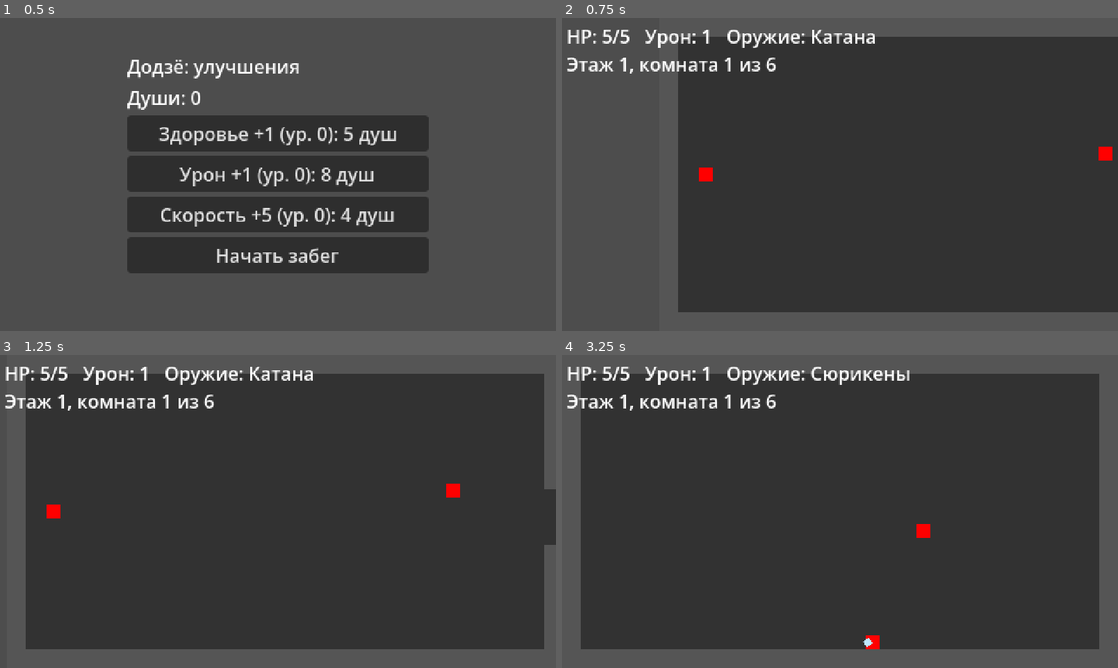
Above: before the commit, frames 1-4 (two rows, left to right).
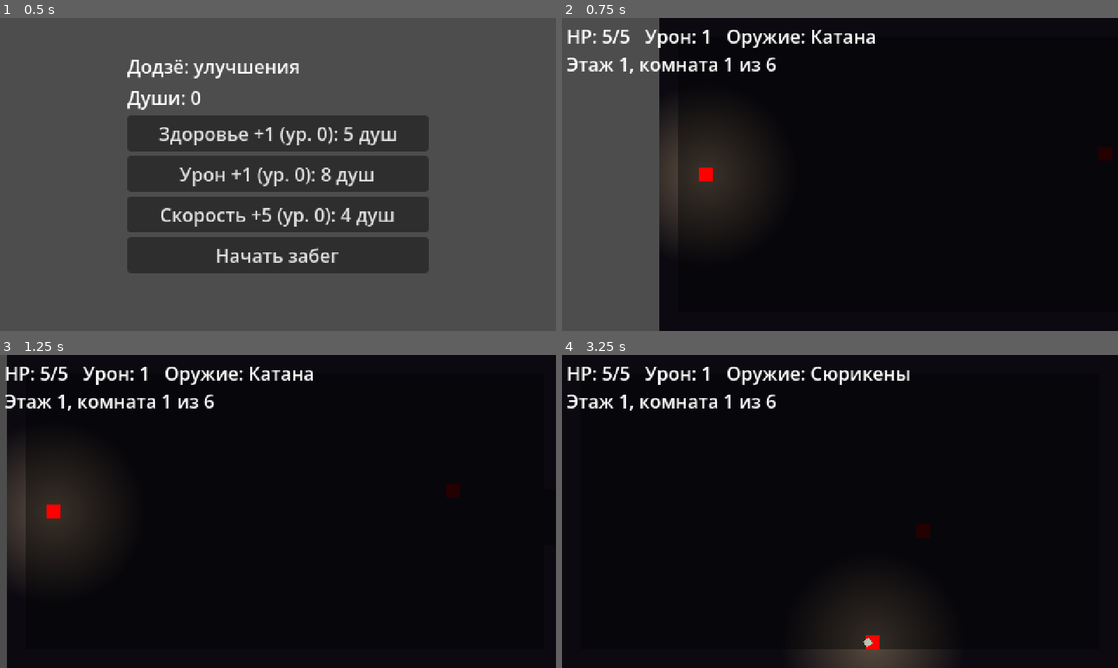
Above: after the commit, the same moments.

Repository: yungvlone112/first-roguelike-project
Game: Godot game, scene res://scenes/shop.tscn
Same seed, same stepped clock (60 frames per second), same inputs: the game is played once before the commit and once after it.
Inputs:
- Up to frame 1 (0.5 s): no input
- Up to frame 2 (0.75 s): click "Начать забег" at 0.5 s
- Up to frame 3 (1.25 s): no input
- Up to frame 4 (3.25 s): tap Enter at 1.25 s; hold D (move_right) 1.28-2.03 s; tap J (attack) at 1.35, 2.85 s; hold S (move_down) 2.03-2.78 s; tap Q (swap) at 2.1 s; hold D (move_right) from 2.78 s (still down)

Frame 1 is identical in both runs. In frame 2, 78% of the frame differs, in the area x 17-100%, y 0-100%; in frame 3, 94%; in frame 4, 97%, in the area x 0-100%, y 0-100%.

Commit message:
svet i atmosfera

Diff:
--- a/scenes/player.tscn
+++ b/scenes/player.tscn
@@ -1,6 +1,7 @@
 [gd_scene format=3 uid="uid://bdwbbkhbempvt"]
 
 [ext_resource type="Script" uid="uid://buh1h8ieajpuh" path="res://scripts/player.gd" id="1_4flbx"]
+[ext_resource type="Script" uid="uid://hpe4n1dp116s" path="res://scripts/light.gd" id="2_g2els"]
 
 [sub_resource type="RectangleShape2D" id="RectangleShape2D_hf7dp"]
 size = Vector2(12, 12)
@@ -54,3 +55,7 @@
 offset_top = 28.0
 offset_right = 44.0
 offset_bottom = 51.0
+
+[node name="Light" type="PointLight2D" parent="." unique_id=316342785]
+script = ExtResource("2_g2els")
+light_radius = 80.0
--- /dev/null
+++ b/scripts/light.gd
@@ -0,0 +1,22 @@
+extends PointLight2D
+
+@export var light_radius := 110.0
+
+var t := 0.0
+
+func _ready():
+	var size := 128
+	var img := Image.create(size, size, false, Image.FORMAT_RGBA8)
+	var c := Vector2(size / 2.0, size / 2.0)
+	for y in size:
+		for x in size:
+			var d := Vector2(x, y).distance_to(c) / (size / 2.0)
+			var a := clampf(1.0 - d, 0.0, 1.0)
+			img.set_pixel(x, y, Color(1, 1, 1, a))
+	texture = ImageTexture.create_from_image(img)
+	texture_scale = light_radius / 64.0
+	color = Color(1.0, 0.85, 0.6)
+
+func _process(delta):
+	t += delta
+	energy = 1.0 + 0.06 * sin(t * 9.0) + 0.04 * sin(t * 23.0)
--- a/scripts/main.gd
+++ b/scripts/main.gd
@@ -7,20 +7,33 @@
 var rooms_in_floor := 5
 var current: Node2D
 var transitioning := false
+var ambient := 0.14
+var dark: CanvasModulate
 
 @onready var player = $Player
 @onready var info: Label = $Player/HUD/InfoLabel
 
-func log_msg(text):
-	print("[%.2f] %s" % [Time.get_ticks_msec() / 1000.0, text])
+func _ready():
+	dark = CanvasModulate.new()
+	add_child(dark)
+	apply_ambient()
+	start_floor()
 
-func _ready():
-	start_floor()
+func apply_ambient():
+	dark.color = Color(ambient, ambient * 0.85, minf(ambient * 1.4, 1.0))
+
+func _unhandled_input(event):
+	if event is InputEventKey and event.pressed and not event.echo:
+		if event.physical_keycode == KEY_MINUS:
+			ambient = maxf(0.05, ambient - 0.05)
+			apply_ambient()
+		elif event.physical_keycode == KEY_EQUAL:
+			ambient = minf(1.0, ambient + 0.05)
+			apply_ambient()
 
 func start_floor():
 	room_idx = 0
 	rooms_in_floor = randi_range(5, 6)
-	log_msg("НОВЫЙ ЭТАЖ %d, комнат: %d" % [floor_num, rooms_in_floor])
 	load_room()
 
 func load_room():
@@ -40,14 +53,11 @@
 	move_child(current, 0)
 	current.exited.connect(_on_room_exited)
 	info.text = "Этаж %d, комната %d из %d" % [floor_num, room_idx + 1, rooms_in_floor]
-	log_msg("загружена комната %d из %d, врагов: %d, надпись: %s" % [room_idx + 1, rooms_in_floor, current.enemy_count, info.text])
 
 func _on_room_exited():
 	if transitioning:
-		log_msg("лишний сигнал выхода проигнорирован")
 		return
 	transitioning = true
-	log_msg("выход из комнаты %d из %d (этаж %d)" % [room_idx + 1, rooms_in_floor, floor_num])
 	room_idx += 1
 	if room_idx >= rooms_in_floor:
 		floor_num += 1
Not shown, added: scripts/light.gd.uid
